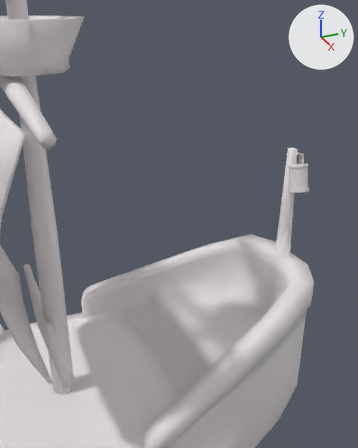
What one commit did to the FBX model Assets/Sacha/Prefabs/NS_Boat_low.fbx.
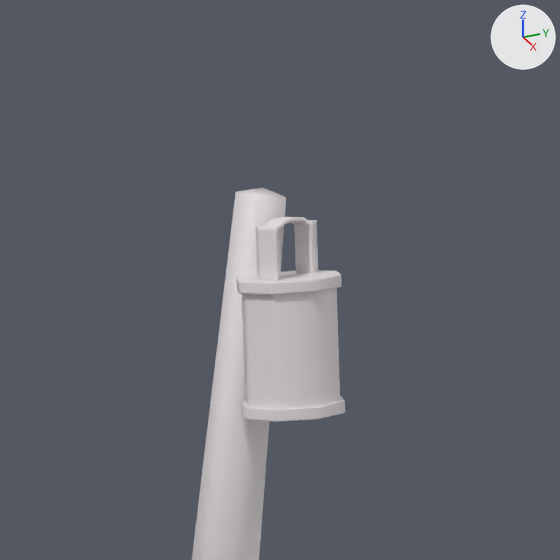
Each version appears first from a 50 mm camera at (10.95, -1.72, 13.8) aimed at (-0.64, 3.5, 8.0), and next in a close-up on the part from 68% to 98% of the width and 25% to 49% of the height. Arrows for +X, +Y and +Z are at upper right; the lights stay in place. Where no turn or scale is listed for an object, it has been applied to the vertices.

Objects in the first close-up: 'NS_BoatLight2_low', 'NS_Boat_low'.
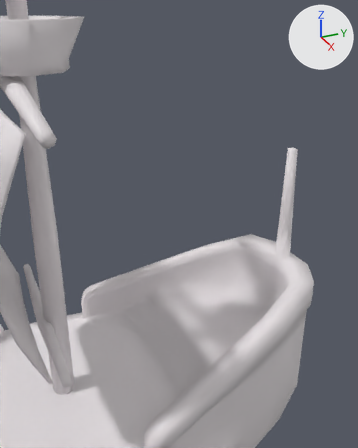
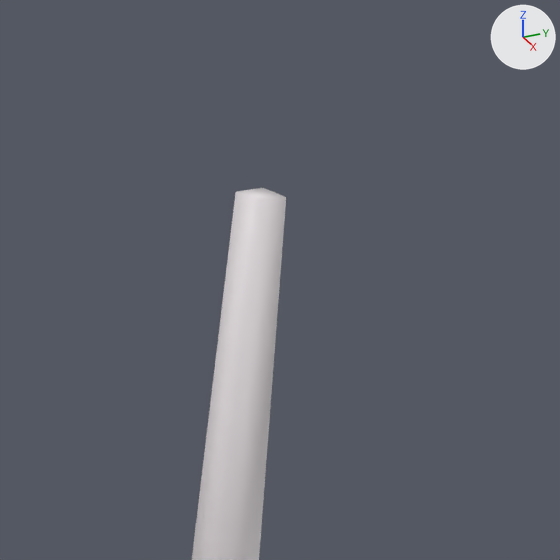
Where the newer file only moved an object's origin or applied its transform, the numbers keep the older frame.

Boxes (x1, y1, x2, y2) around the edits, measured in the close-ups (560 x 560 px):
'NS_BoatLight2_low', deleted
    before: (236, 217, 345, 422)

The change, as a diff of the scene's bpy script:
```diff
--- a/Assets/Sacha/Prefabs/NS_Boat_low.fbx.py
+++ b/Assets/Sacha/Prefabs/NS_Boat_low.fbx.py
@@ ob_ns_boatlight2_low @@
-ob_ns_boatlight2_low = bpy.data.objects.new('NS_BoatLight2_low', me_cylinder_016)
-ob_ns_boatlight2_low.location = (-0.158, -0.234, 1.061)
```
